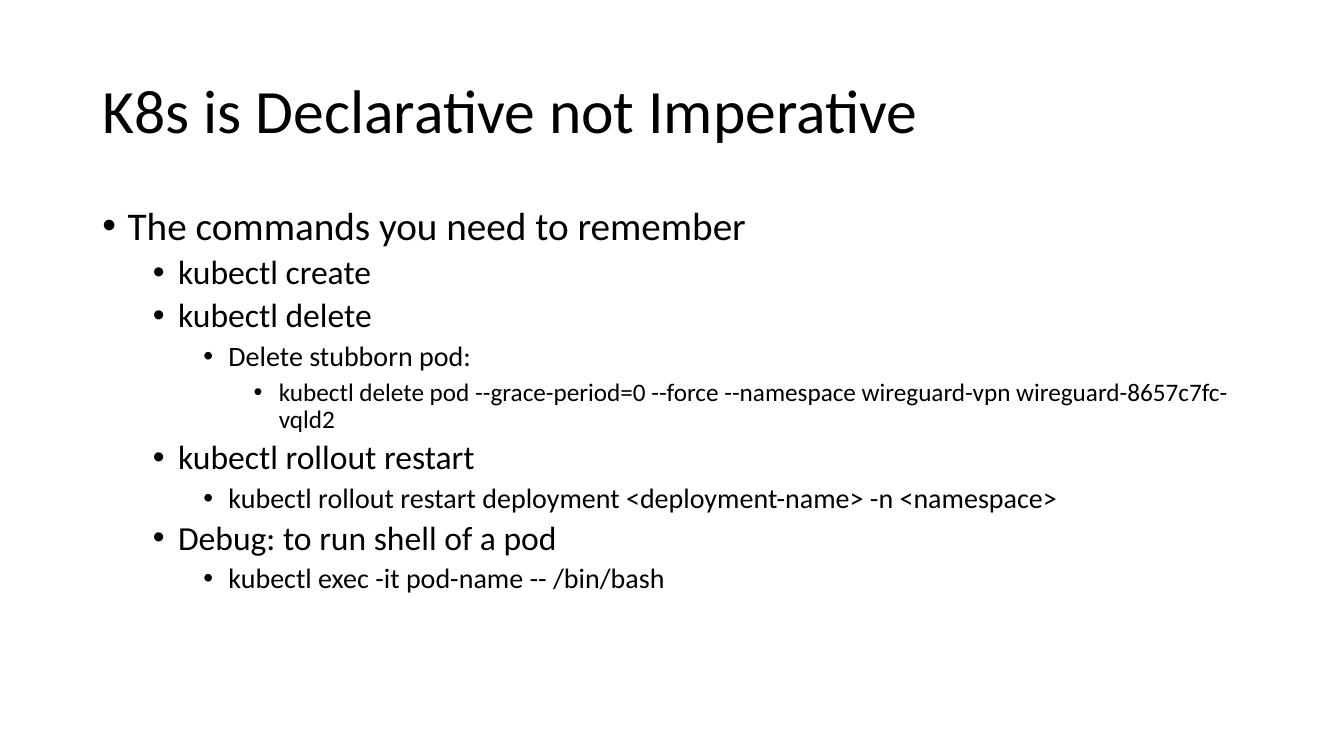
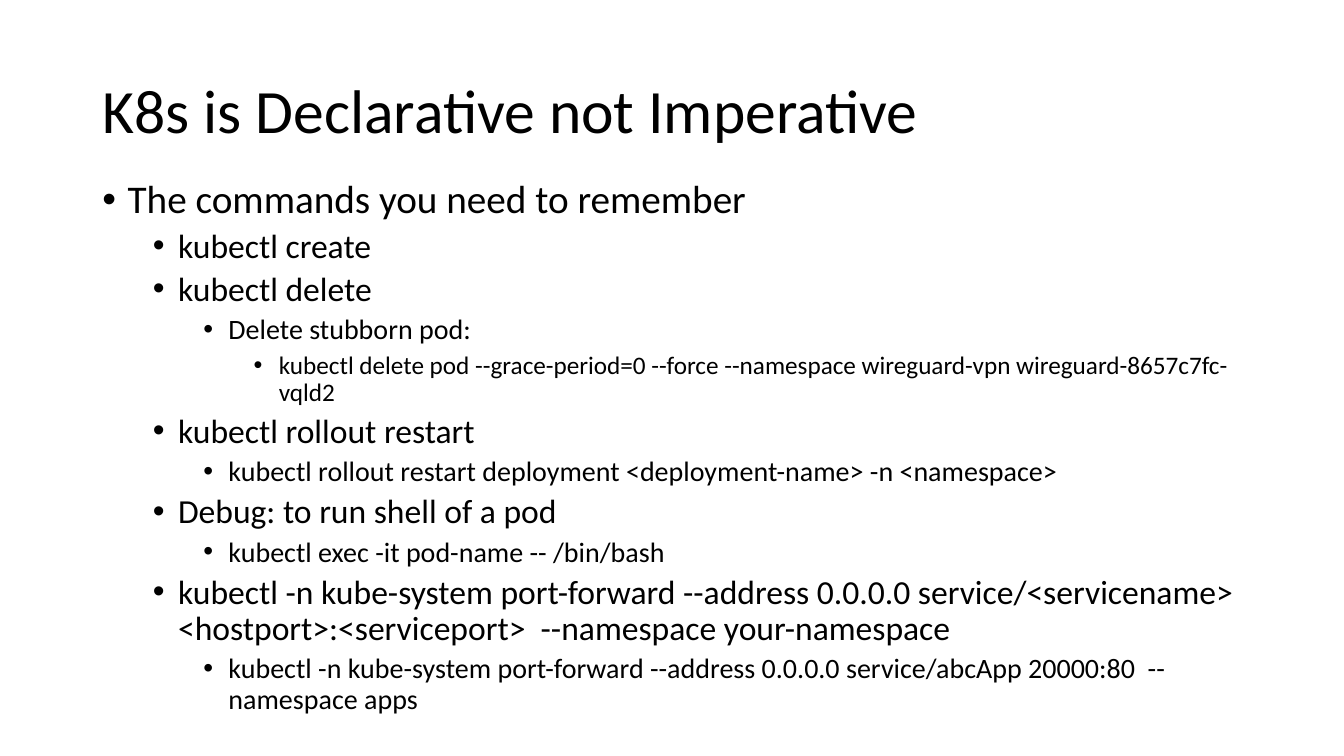
Before and after one commit to vuminhquang/quangvu-k8s-training, a slide deck: slide 4 of docs/2.K8s.pptx. Drawn at 1344x756 pixels with LibreOffice and Linux fonts; fonts in the diff are those of the drawing. Boxes give left, top, right and bottom in pixels: in the first picture for what was removed or moved away, otherwise in the second. Text is boxed around its words. In the diff, an @@ line names an element or a change of style, - is before the commit and + after.

Commit message:
Add command for k8s

```diff
--- a/docs/2.K8s.pptx
+++ b/docs/2.K8s.pptx
@@ text "The commands you need to ..." moved from (x1=128, y1=212, x2=1227, y2=593) to (x1=128, y1=185, x2=1233, y2=714) @@
@@ text at (x1=178, y1=580, x2=1233, y2=714): paragraphs added @@
+  • kubectl -n kube-system port-forward --address 0.0.0.0 service/<servicename> <hostport>:<serviceport> --namespace your-namespace
+    • kubectl -n kube-system port-forward --address 0.0.0.0 service/abcApp 20000:80 --namespace apps
```
